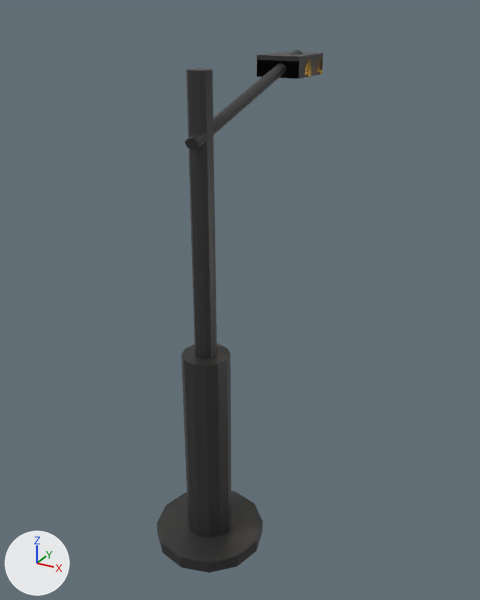
One commit to the glTF model public/assets/models/lamp.glb: the scene before it, then after it.
Before and after are seen from a camera (50 mm lens) standing at (2.09, -4.16, 4.22) and looking at (-0.4, 0.38, 1.95). The lights are fixed; the arrows at lower left show +X, +Y and +Z.
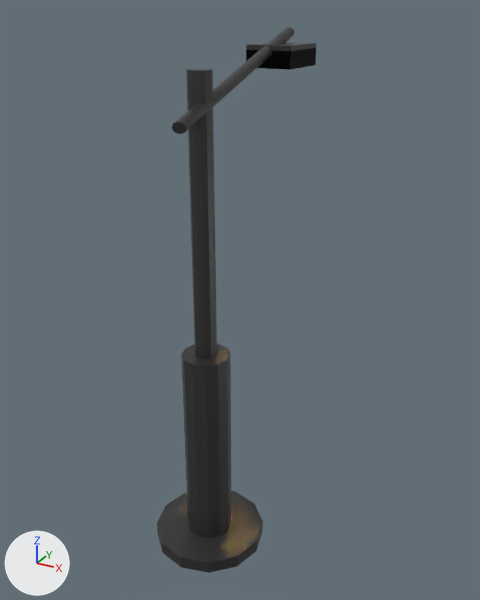
The newer file is also turned or shifted as a whole; pictures and numbers use the older file's frame.

Boxes (x1, y1, x2, y2) around the edits, measured in the pictures (480 x 600 px):
'Cylinder.002', moved, turned
    before: (185, 50, 303, 150)
    after: (172, 27, 294, 134)
'Cube.002', moved, turned
    before: (257, 52, 323, 79)
    after: (246, 42, 316, 70)

The edits, one by one:
Object 'Cylinder.002' (ob_cylinder_002) moves from (-0.37, 0.488, 3.624) to (-0.359, 0.306, 3.781).
Object 'Cylinder.002' (ob_cylinder_002) turns from (2.8, 75, 94) to (140, 68, 50) degrees about x, y and z.
Object 'Cube.002' (ob_cube_002) turns from (0, 0, 180) to (0, 0, 0) degrees about x, y and z.
Object 'Cube.002' (ob_cube_002) moves from (-0.412, 1.277, 3.781) to (-0.363, 1.0, 3.874).
